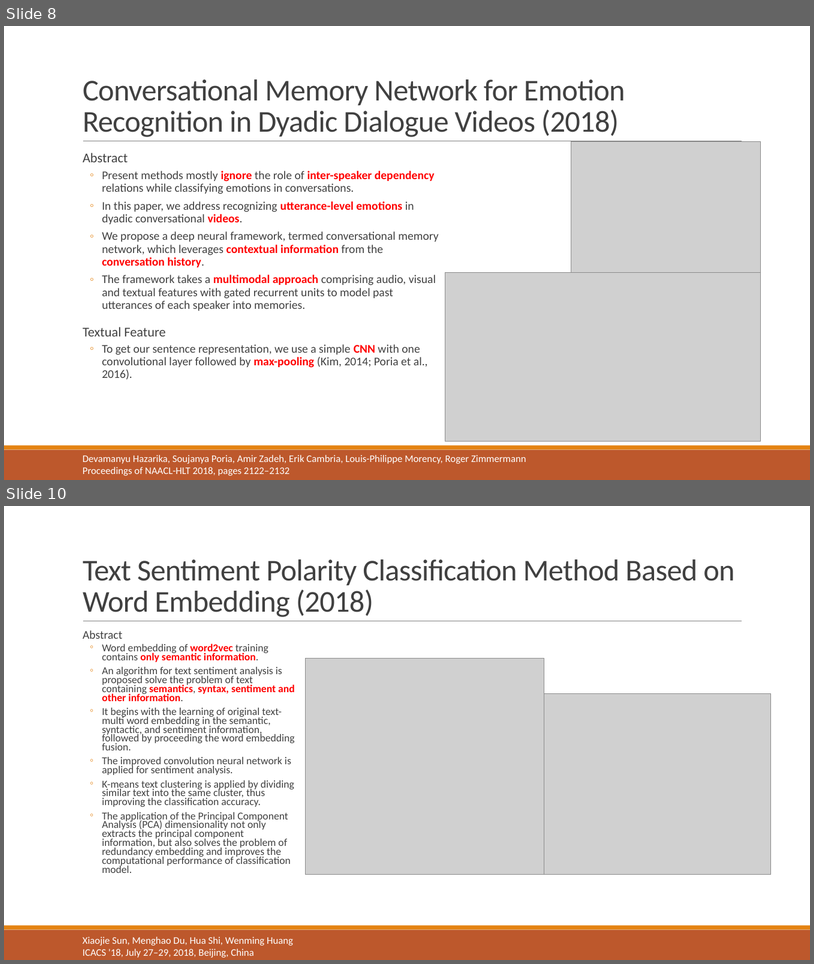
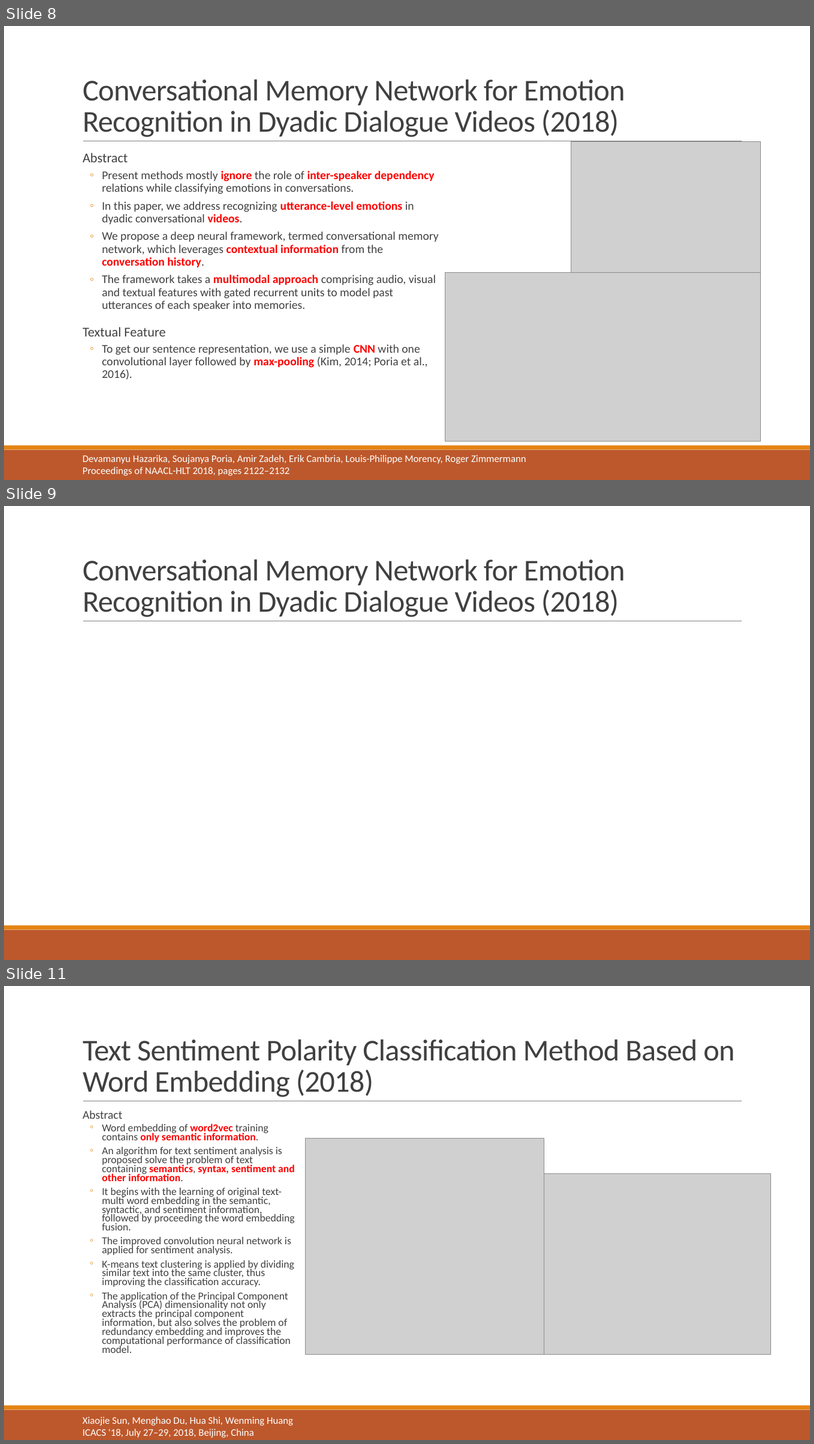
Before and after one commit to liangxh/grad, a slide deck: [报告] Text Emotion Detection.pptx. Shown one above the other, each under a label of ours: slides 8 and 10 before the commit, slides 8, 9 and 11 after it; the slides between them are not shown. The pictures are 814x964 and 814x1444 pixels, drawn with LibreOffice and Linux fonts; fonts in the diff are those of the drawing; grey boxes stand for pictures. Boxes give left, top, right and bottom in pixels: in the first picture for what was removed or moved away, otherwise in the second. Text is boxed around its words. In the diff, an @@ line names an element or a change of style, - is before the commit and + after.

```diff
--- a/[报告] Text Emotion Detection.pptx
+++ b/[报告] Text Emotion Detection.pptx
@@ slide 9 added at [4, 506, 810, 960], background #FFFFFF; not listed: 3 template elements that a slide beside it also shows @@
@@ title added at [83, 559, 626, 617], 36 pt, text #404040 @@
+Conversational Memory Network for Emotion Recognition in Dyadic Dialogue Videos (2018)
@@ what was slide 10 is now slide 11 @@
```
Also in this commit, not shown: 2 slides changed, 1 other slide added, 1 slide removed.
